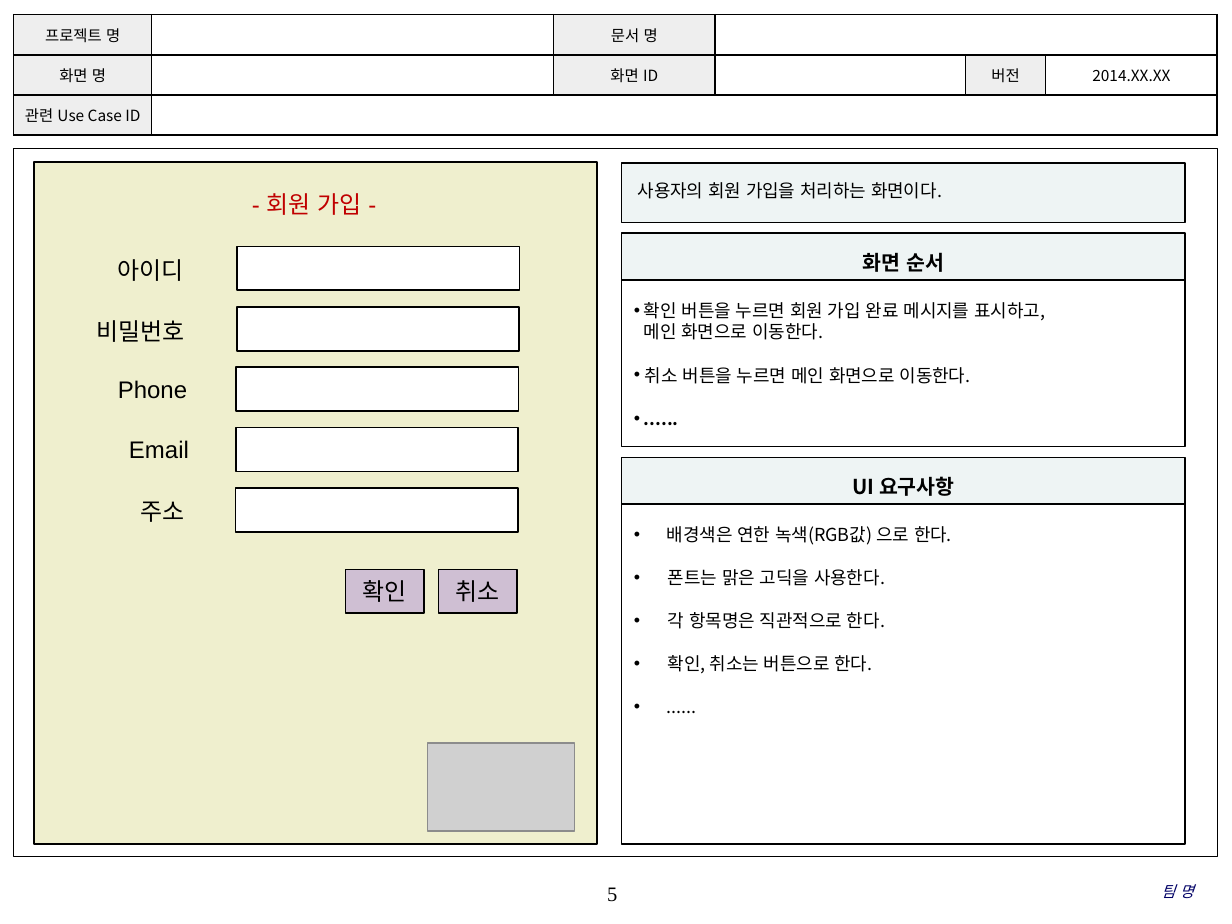
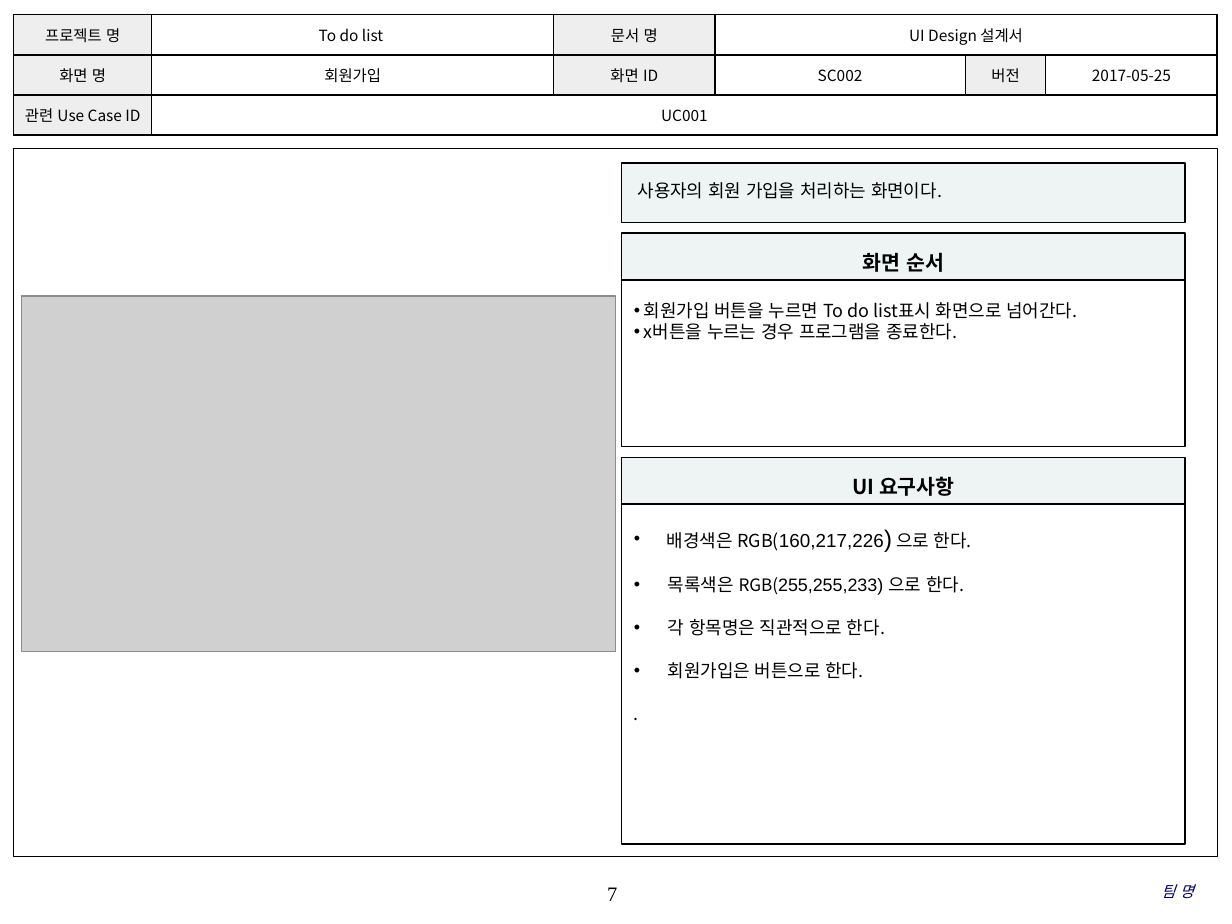
Before and after one commit to SE-admin/SE2017_6_blossom, a slide deck: slide 7 of doc/3_ 설계서/UI Design_6_blossom.pptx (slide 5 before the commit). Drawn at 1232x924 pixels with LibreOffice and Linux fonts; fonts in the diff are those of the drawing; grey boxes stand for pictures; background and template pictures are left out. Boxes give left, top, right and bottom in pixels: in the first picture for what was removed or moved away, otherwise in the second. Text is boxed around its words. In the diff, an @@ line names an element or a change of style, - is before the commit and + after.

```diff
--- a/doc/3_ 설계서/UI Design_6_blossom.pptx
+++ b/doc/3_ 설계서/UI Design_6_blossom.pptx
@@ table at (14,15,1216,136) @@
-row 1, column 2: 
+row 1, column 2: To do list
-row 1, column 4: 
+row 1, column 4: UI Design 설계서
-row 2: 화면 명 |  | 화면 ID |  | 버전 | 2014.XX.XX
+row 2: 화면 명 | 회원가입 | 화면 ID | SC002 | 버전 | 2017-05-25
-row 3, column 2: 
+row 3, column 2: UC001
@@ picture added at (22,296,616,652) @@
@@ text in rectangle at (644,302,1078,340): text changed @@
-• 확인 버튼을 누르면 회원 가입 완료 메시지를 표시하고,
-메인 화면으로 이동한다.
-• 취소 버튼을 누르면 메인 화면으로 이동한다.
-• ......
+• 회원가입 버튼을 누르면 To do list표시 화면으로 넘어간다.
+• x버튼을 누르는 경우 프로그램을 종료한다.
@@ text in rectangle at (667,532,972,595): text changed @@
-• 배경색은 연한 녹색(RGB값) 으로 한다.
-• 폰트는 맑은 고딕을 사용한다.
+• 배경색은 RGB(160,217,226) 으로 한다.
+• 목록색은 RGB(255,255,233) 으로 한다.
@@ text in rectangle at (668,662,864,679): text changed @@
-• 확인, 취소는 버튼으로 한다.
-• ......
+• 회원가입은 버튼으로 한다.
+.
@@ group removed at (33,163,598,844): 8 rectangles, 6 texts, 1 picture @@
-확인
-- 회원 가입 -
-아이디
-비밀번호
-Phone
-Email
-주소
-취소
@@ page number at (607,887,617,901): text changed @@
-5
+7
```
Also in this commit, not shown: 5 other slides changed, 8 slides added, 1 other file.
